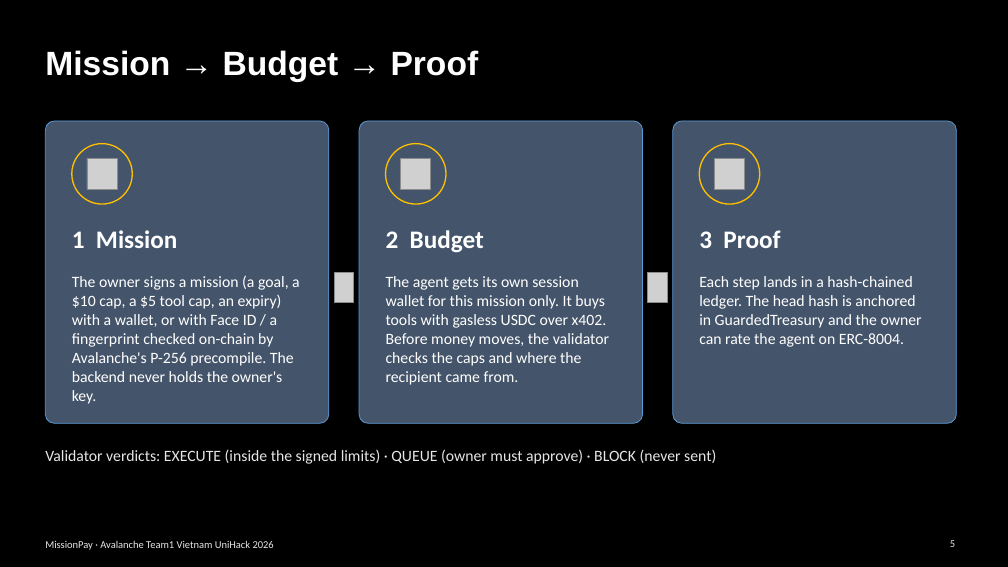
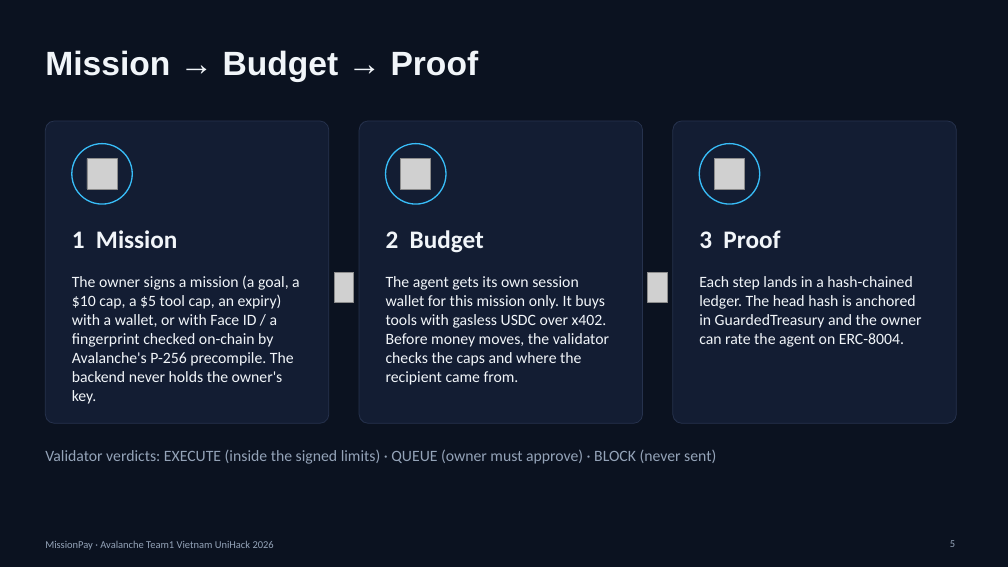
Before and after one commit to lenamkhanhh/UniHack, a slide deck: slide 5 of artifacts/submission-s1/MissionPay-pitch-deck-v2.pptx. Drawn at 1008x567 pixels with LibreOffice and Linux fonts; fonts in the diff are those of the drawing; grey boxes stand for pictures. Boxes give left, top, right and bottom in pixels: in the first picture for what was removed or moved away, otherwise in the second. Text is boxed around its words. In the diff, an @@ line names an element or a change of style, - is before the commit and + after.

Commit message:
fix(deck): restore MissionPay theme

```diff
--- a/artifacts/submission-s1/MissionPay-pitch-deck-v2.pptx
+++ b/artifacts/submission-s1/MissionPay-pitch-deck-v2.pptx
@@ background #000000 to #0B1220 @@
@@ fill #44546A to #131D33; outline #5B9BD5 0.75 pt to #26324D 0.75 pt in 3 elements at [45,121,329,423], [359,121,643,423], [673,121,957,423] @@
@@ fill #44546A to #131D33; outline #FFC000 1.25 pt to #38BDF8 1.25 pt in 3 elements at [72,144,132,204], [386,144,446,204], [699,144,760,204] @@
@@ text colour #FFFFFF to #F1F5F9 in 7 elements at [45,50,479,82], [72,230,178,248], [72,275,300,404], [386,230,484,253], [386,276,609,385], [699,230,780,248], [699,276,922,347] @@
@@ text colour #E7E6E6 to #94A3B8 in 3 elements at [45,449,716,464], [950,540,955,547], [45,541,274,550] @@
```
Also in this commit, not shown: 12 other slides changed, 4 other files.
